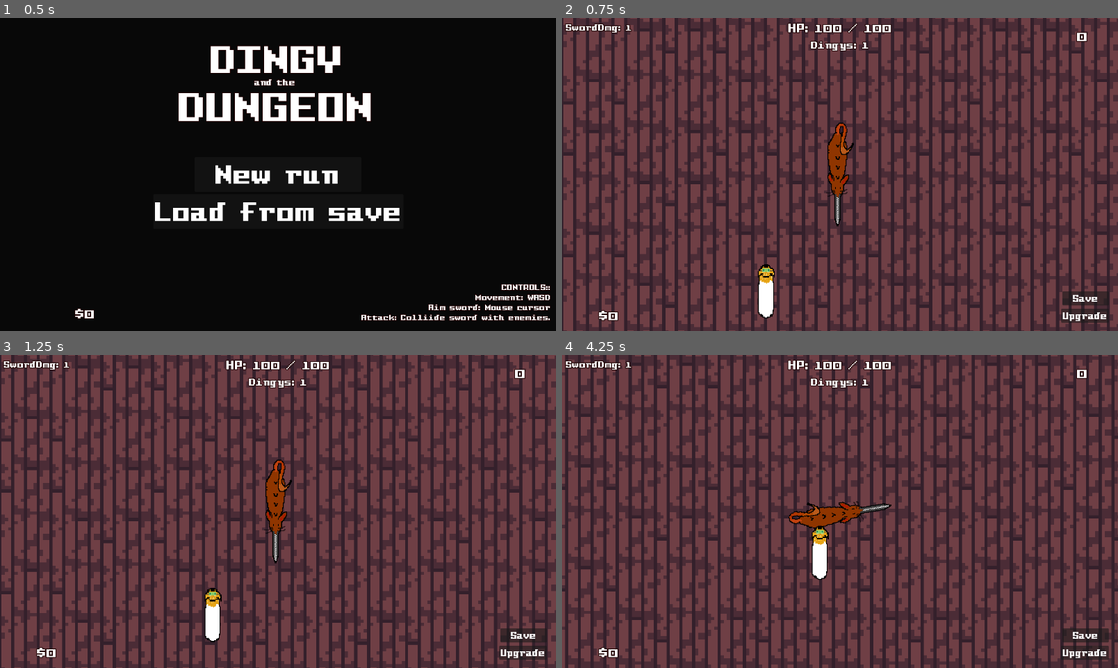
Above: before the commit, frames 1-4 (two rows, left to right).
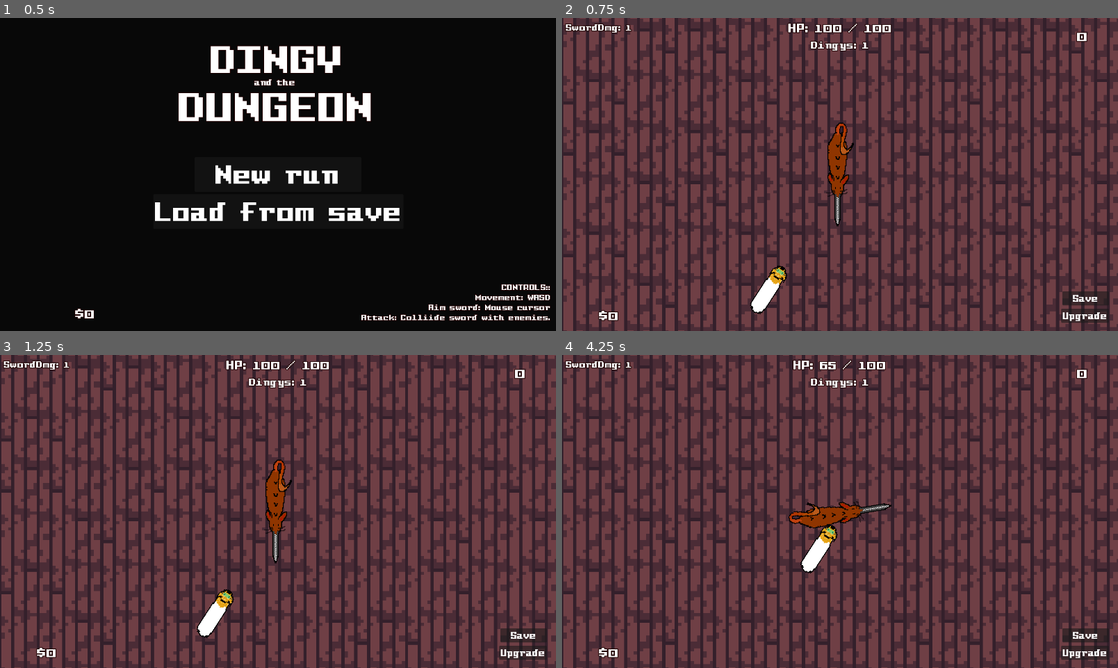
Above: after the commit, the same moments.

Repository: snoutibur-academic/Dingy-Dungeon-Game
Game: Godot game, scene res://Scenes/Main/Main.tscn
Same seed, same stepped clock (60 frames per second), same inputs: the game is played once before the commit and once after it.
Inputs:
- Up to frame 1 (0.5 s): no input
- Up to frame 2 (0.75 s): click "New run" at 0.5 s
- Up to frame 3 (1.25 s): no input
- Up to frame 4 (4.25 s): click "Upgrade" at 1.25 s; click "Attack Damage - $10" at 2 s; click "Attack Damage: -$10" at 2.75 s; click "X" at 3.5 s

Frame 1 is identical in both runs. In frame 2, 0.5% of the frame differs, in the area x 33-41%, y 78-96%; in frame 3, 0.5%; in frame 4, 51%, in the area x 0-100%, y 0-100%.

Commit message:
Dingy now looks at player!

Diff:
--- a/Mobs/Dingy.gd
+++ b/Mobs/Dingy.gd
@@ -45,6 +45,8 @@
 
 		move_and_slide()
 
+	look_at(Player.position)
+
 func _on_player_detection_body_exited(body:Node2D):
 	if body.name == "Player":
 		chasing = false
--- a/Mobs/Dingy.tscn
+++ b/Mobs/Dingy.tscn
@@ -19,11 +19,13 @@
 
 [node name="Dingy" type="Sprite2D" parent="."]
 position = Vector2(0, 1)
+rotation = 1.57079
 scale = Vector2(0.265625, 0.265625)
 texture = ExtResource("2_wti8h")
 
 [node name="CollisionShape2D" type="CollisionShape2D" parent="."]
 position = Vector2(0, 1)
+rotation = 1.57079
 shape = SubResource("CapsuleShape2D_ymkco")
 debug_color = Color(0, 0.564706, 0.866667, 0.419608)
 
@@ -31,6 +33,7 @@
 position = Vector2(0, 1)
 
 [node name="CollisionShape2D" type="CollisionShape2D" parent="AttackArea"]
+rotation = 1.57079
 shape = SubResource("CapsuleShape2D_usscw")
 debug_color = Color(0.956863, 0, 0.541176, 0.419608)
 
